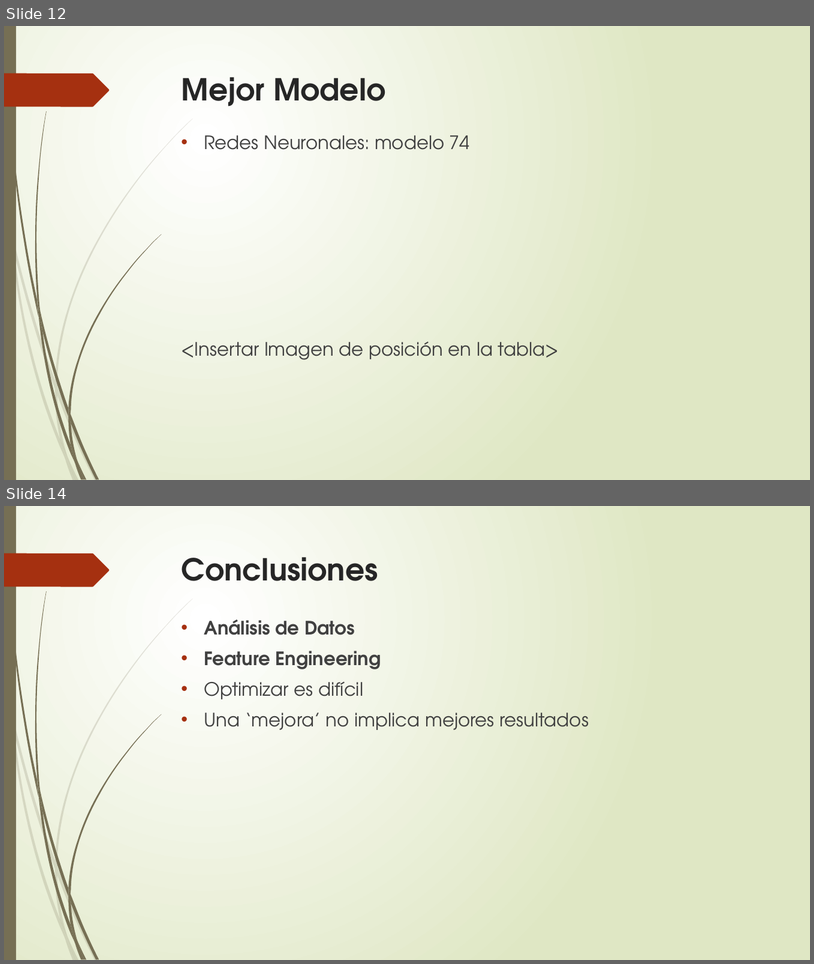
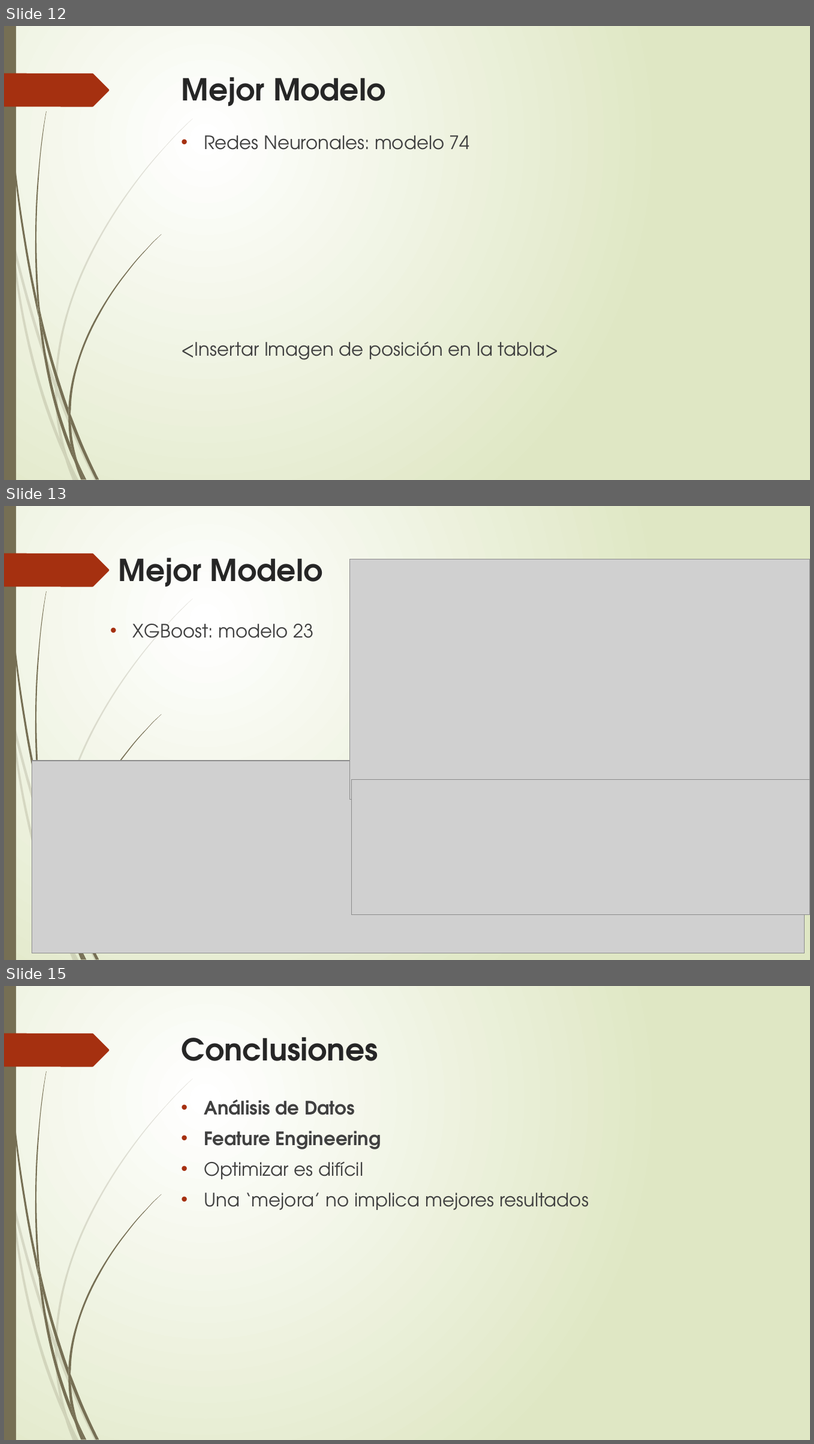
Before and after one commit to corderobot/Kaggle_House-Prices, a slide deck: Docs/House Prices.pptx. Shown one above the other, each under a label of ours: slides 12 and 14 before the commit, slides 12, 13 and 15 after it; the slides between them are not shown. The pictures are 814x964 and 814x1444 pixels, drawn with LibreOffice and Linux fonts; fonts in the diff are those of the drawing; grey boxes stand for pictures. Boxes give left, top, right and bottom in pixels: in the first picture for what was removed or moved away, otherwise in the second. Text is boxed around its words. In the diff, an @@ line names an element or a change of style, - is before the commit and + after.

```diff
--- a/Docs/House Prices.pptx
+++ b/Docs/House Prices.pptx
@@ slide 13 added at (4,506,810,960), background gradient #FFFFFF to #DFE8C4; not listed: 17 template elements that a slide beside it also shows @@
@@ title added at (119,558,323,587), 36 pt, text #262626, bold @@
+Mejor Modelo
@@ picture added at (350,559,810,799) @@
@@ text added at (133,624,314,638), 22 pt, text #404040 @@
+• XGBoost: modelo 23
@@ picture added at (32,760,805,953) @@
@@ picture added at (352,780,810,915) @@
@@ what was slide 14 is now slide 15 @@
```
Also in this commit, not shown: 2 slides changed.
